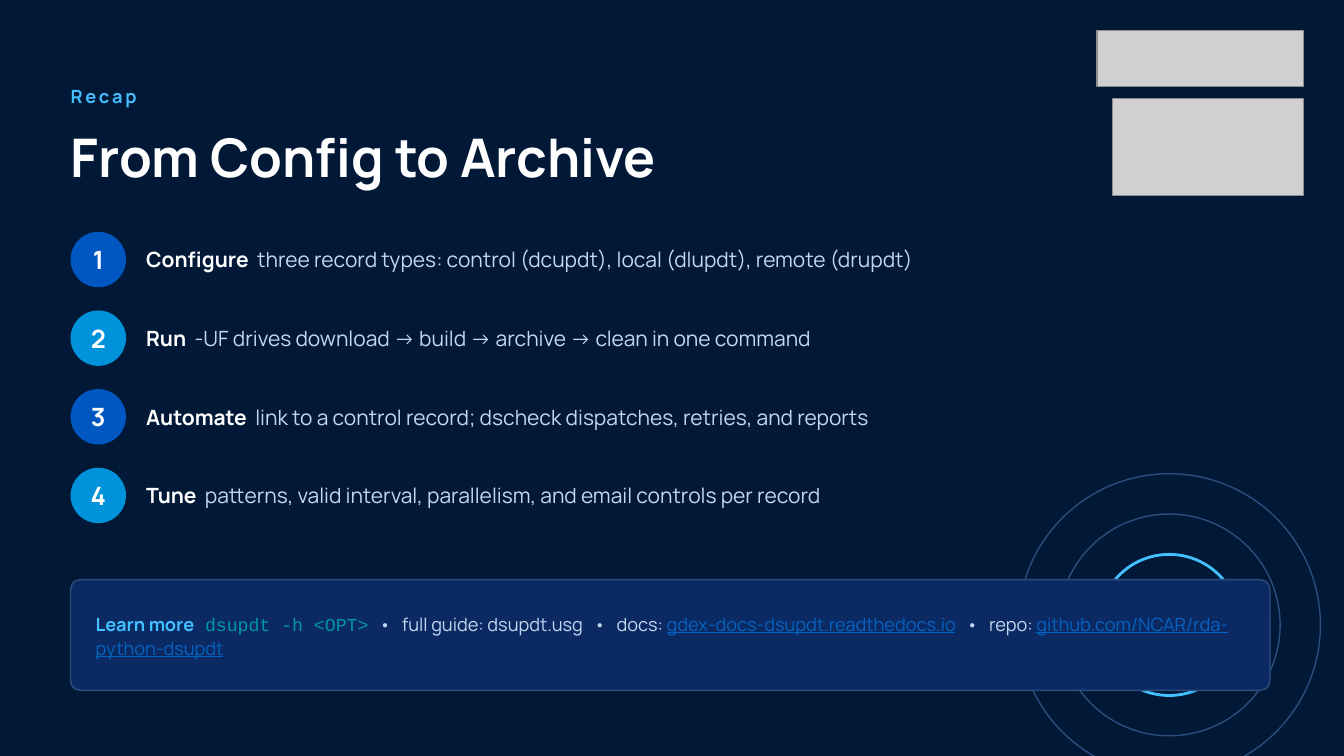
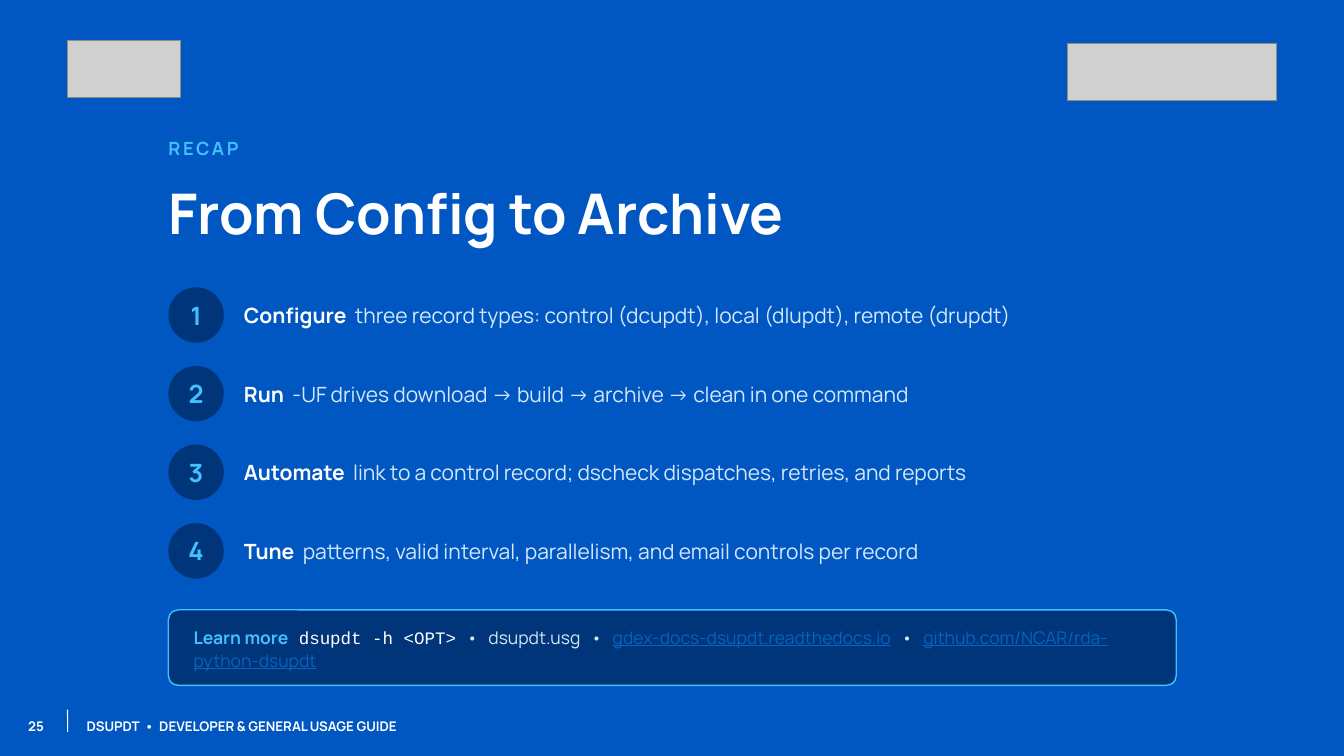
Before and after one commit to NCAR/rda-python-dsupdt, a slide deck: slide 26 of docs/slides/dsupdt_guide.pptx. Drawn at 1344x756 pixels with LibreOffice and Linux fonts; fonts in the diff are those of the drawing; grey boxes stand for pictures; background and template pictures are left out. Boxes give left, top, right and bottom in pixels: in the first picture for what was removed or moved away, otherwise in the second. Text is boxed around its words. In the diff, an @@ line names an element or a change of style, - is before the commit and + after.

Commit message:
align guide deck with the NSF NCAR GDEX 2026 template
Rebuild the cover from the template "Cover - Blue" layout, put the content
slides on the interior content chrome (field art, NSF|NCAR mark, GDEX
lockup, numbered footer) and close on the "Bold Statement" layout.

The static chrome lives on slide masters, which also works around a
pptxgenjs rels-id collision that corrupted slides carrying both a
hyperlink and a slide-level background image.

Bottom content strips were pulled in so they clear the lockup and the
footer, and slides whose content fills the bottom-right corner use a
lockup-free master rather than showing a clipped logo.

```diff
--- a/docs/slides/dsupdt_guide.pptx
+++ b/docs/slides/dsupdt_guide.pptx
@@ background #011837 to picture (left out) @@
@@ picture: place and size @@
-picture at <box>1112,99,1304,196</box>
+picture at <box>68,40,180,98</box>
@@ picture: place and size @@
-picture at <box>1097,30,1304,87</box>
+picture at <box>1068,43,1276,101</box>
@@ text at <box>168,142,238,155</box>: text changed @@
-Recap
+RECAP
@@ text "From Config to Archive": place and size @@
-text "From Config to Archive" at <box>71,138,656,191</box>
+text "From Config to Archive" at <box>168,193,784,248</box>
@@ text "From Config to Archive" at <box>168,193,784,248</box>: size 38 to 40 pt @@
@@ ellipse removed at <box>71,232,126,287</box> @@
@@ ellipse at <box>168,287,224,343</box>: fill #0092DB to #00357A @@
@@ text "Configure three record types: control ...": place and size @@
-text "Configure three record types: control ..." at <box>146,249,913,273</box>
+text "Configure three record types: control ..." at <box>244,305,1011,329</box>
@@ text "Configure three record types: control ..." at <box>244,305,1011,329</box>: text colour #C3D7EE to #D5E8FA in "three record types: control (dcupdt), local (dlupdt), ..." @@
@@ 3 ellipses: place and size @@
-3 ellipses at <box>71,311,126,523</box>
+3 ellipses at <box>168,287,224,500</box>
@@ ellipse at <box>168,366,224,421</box>: fill #0057C2 to #00357A @@
@@ text "Run -UF drives download → ...": place and size @@
-text "Run -UF drives download → ..." at <box>146,330,811,347</box>
+text "Run -UF drives download → ..." at <box>244,386,909,403</box>
@@ text "Run -UF drives download → ..." at <box>244,386,909,403</box>: text colour #C3D7EE to #D5E8FA @@
@@ ellipse at <box>168,445,224,500</box>: fill #0092DB to #00357A @@
@@ text "Automate link to a control ...": place and size @@
-text "Automate link to a control ..." at <box>146,409,868,430</box>
+text "Automate link to a control ..." at <box>244,464,966,485</box>
@@ text "Automate link to a control ..." at <box>244,464,966,485</box>: text colour #C3D7EE to #D5E8FA in "link to a control record; dscheck dispatches, ..." @@
@@ ellipse removed at <box>1018,474,1321,756</box> @@
@@ 4 texts: place and size @@
-4 texts at <box>91,251,106,505</box>
+4 texts at <box>188,307,204,560</box>
@@ text colour #FFFFFF to #42C0FF in 4 elements at <box>189,384,204,403</box>, <box>189,464,204,483</box>, <box>191,307,202,325</box>, <box>188,542,203,560</box> @@
@@ ellipse added at <box>168,523,224,579</box>, fill #00357A @@
@@ text "Tune patterns, valid interval, parallelism, ..." at <box>244,543,918,564</box>: text colour #C3D7EE to #D5E8FA @@
@@ text "Tune patterns, valid interval, parallelism, ...": place and size @@
-text "Tune patterns, valid interval, parallelism, ..." at <box>146,487,820,508</box>
+text "Tune patterns, valid interval, parallelism, ..." at <box>244,543,918,564</box>
@@ ellipse removed at <box>1059,514,1280,736</box> @@
@@ ellipse removed at <box>1099,555,1240,696</box> @@
@@ rounded rectangle: place and size @@
-rounded rectangle at <box>71,580,1270,691</box>
+rounded rectangle at <box>168,610,1177,686</box>
@@ rounded rectangle at <box>168,610,1177,686</box>: fill #0B2A63 to #00357A; outline #2C4E7D 1 pt to #42C0FF 1 pt; proportions changed @@
@@ text at <box>194,631,1107,671</box>: text changed; size 13 to 12.5 pt @@
-Learn more dsupdt -h <OPT> • full guide: dsupdt.usg • docs: gdex-docs-dsupdt.readthedocs.io • repo: github.com/NCAR/rda-python-dsupdt
+Learn more dsupdt -h <OPT> • dsupdt.usg • gdex-docs-dsupdt.readthedocs.io • github.com/NCAR/rda-python-dsupdt
@@ line added from (68, 710) to (68, 732), #FFFFFF 0.75 pt @@
@@ text added at <box>28,721,44,731</box>, 9.5 pt, text #FFFFFF, bold @@
+25
@@ text added at <box>87,721,397,732</box>, 9.5 pt, text #FFFFFF, bold @@
+DSUPDT • DEVELOPER & GENERAL USAGE GUIDE
```
Also in this commit, not shown: 26 other slides changed, 6 other files.
